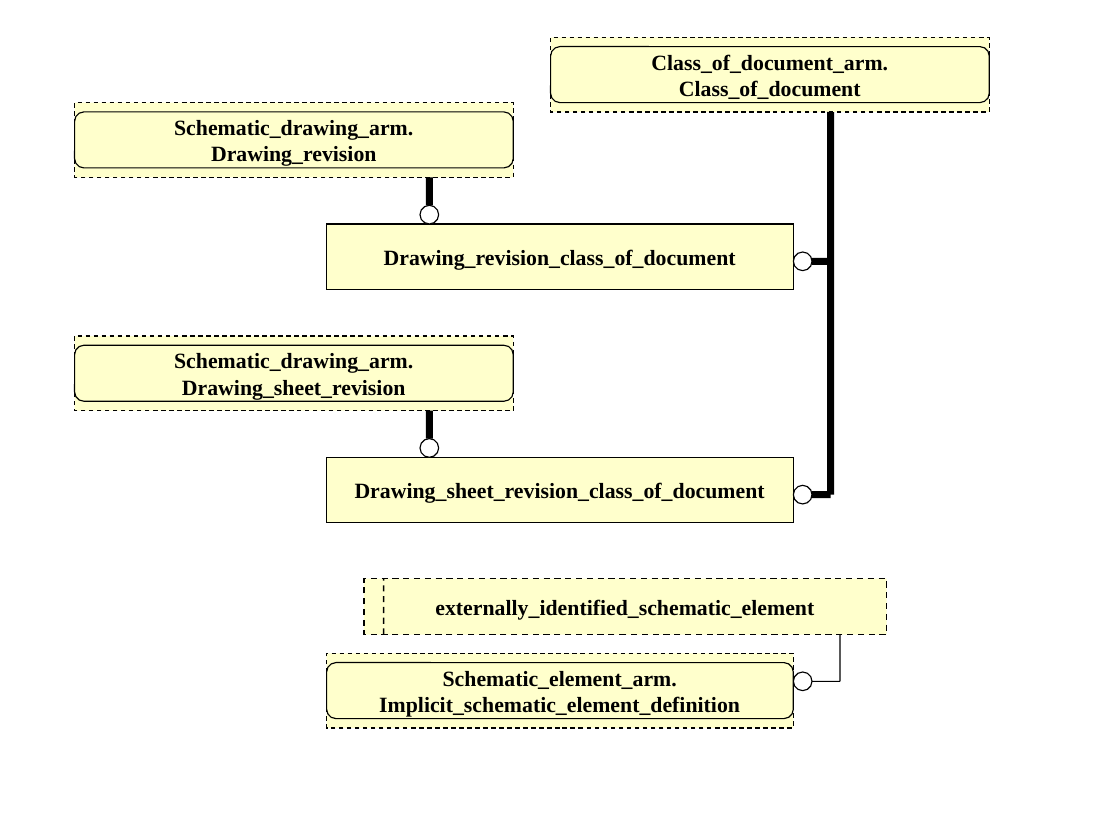
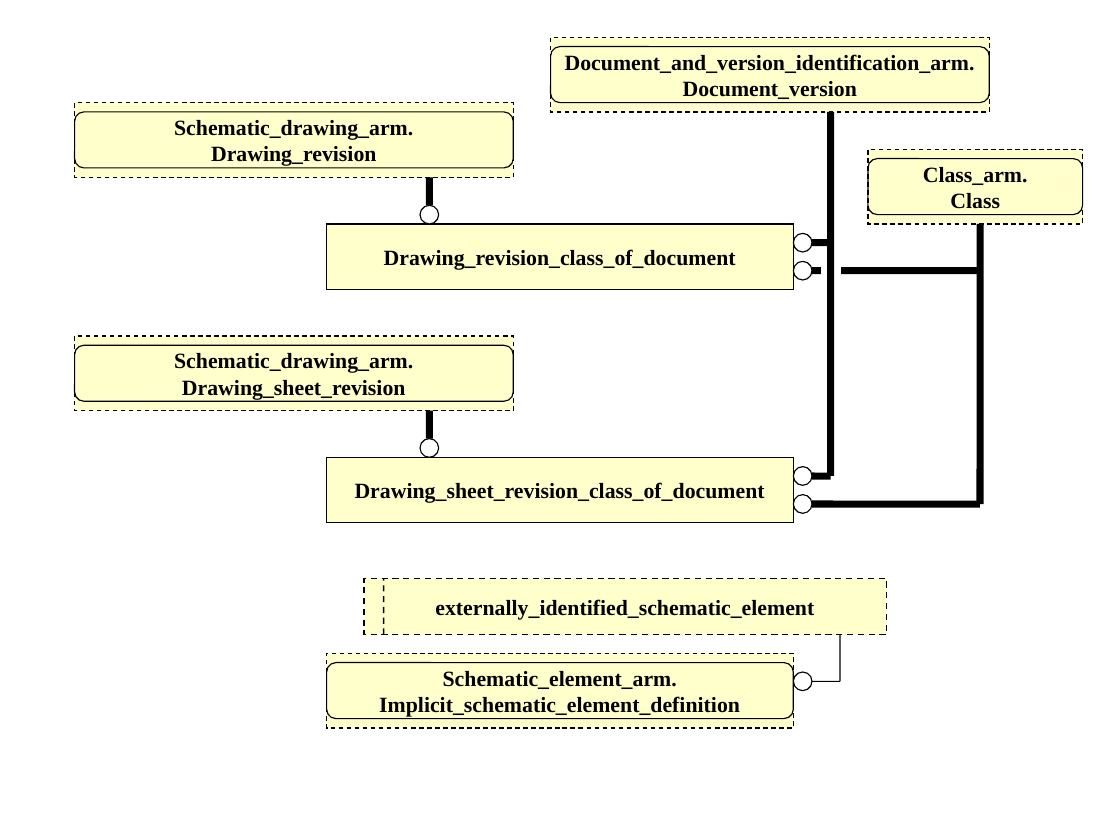
Before and after one commit to starseeker/stepmod_mirror, a slide deck: slide 2 of data/modules/schematic_and_symbolization/schematic_and_symbolization.ppt. Drawn at 1120x840 pixels with LibreOffice and Linux fonts; fonts in the diff are those of the drawing. Boxes give left, top, right and bottom in pixels: in the first picture for what was removed or moved away, otherwise in the second. Text is boxed around its words. In the diff, an @@ line names an element or a change of style, - is before the commit and + after.

```diff
--- a/data/modules/schematic_and_symbolization/schematic_and_symbolization.ppt
+++ b/data/modules/schematic_and_symbolization/schematic_and_symbolization.ppt
@@ text in rectangle at box(565, 54, 975, 99): text changed @@
-Class_of_document_arm.
-Class_of_document
+Document_and_version_identification_arm.
+Document_version
@@ line moved from (831, 495) - (831, 112) to (831, 476) - (831, 112) @@
@@ rectangle added at box(868, 149, 1083, 224), fill #FFFFCC, outline #000000 0.74 pt dashed, 14 pt, text #000000, bold @@
+Class_arm.
+Class
@@ rounded rectangle added at box(868, 159, 1083, 215), outline #000000 0.74 pt @@
@@ ellipse added at box(793, 233, 812, 252), fill #FFFFFF, outline #000000 0.74 pt @@
@@ line added from (980, 504) to (980, 224), #000000 4.51 pt @@
@@ ellipse: place and size @@
-ellipse at box(793, 252, 812, 271)
+ellipse at box(793, 261, 812, 280)
@@ line moved from (812, 261) - (831, 261) to (812, 243) - (831, 243) @@
@@ rectangle added at box(821, 261, 840, 280), fill #FFFFFF, outline #FFFFFF 0.74 pt @@
@@ line added from (812, 271) to (980, 271), #000000 4.51 pt @@
@@ ellipse added at box(793, 467, 812, 486), fill #FFFFFF, outline #000000 0.74 pt @@
@@ line moved from (812, 495) - (831, 495) to (812, 476) - (831, 476) @@
@@ ellipse: place and size @@
-ellipse at box(793, 485, 812, 504)
+ellipse at box(793, 495, 812, 514)
@@ line added from (812, 504) to (980, 504), #000000 4.51 pt @@
```
Also in this commit, not shown: 3 other slides changed, 22 other files.
